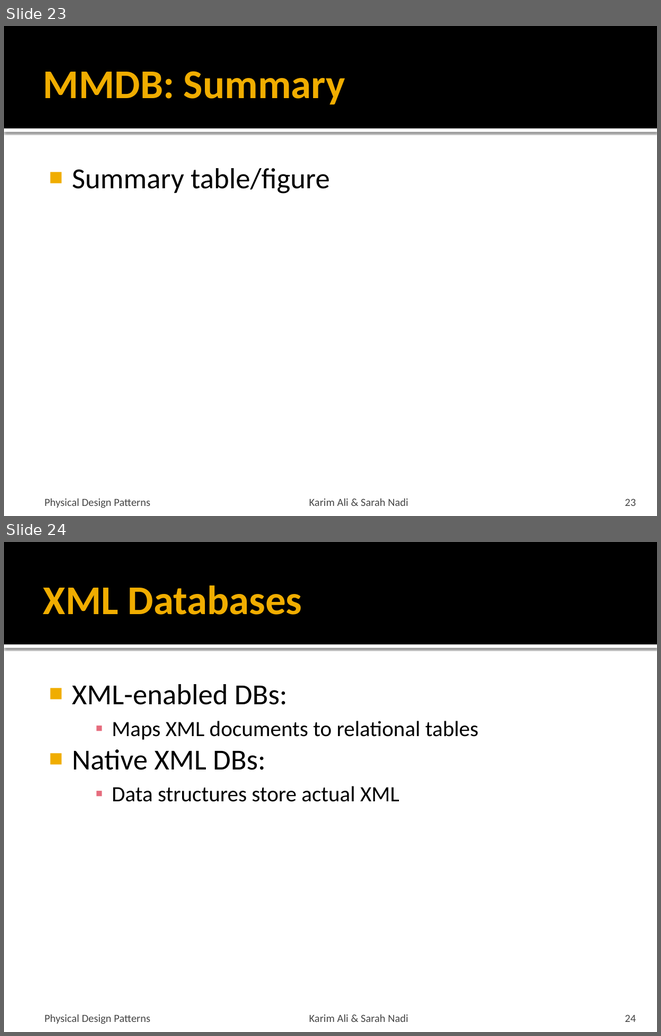
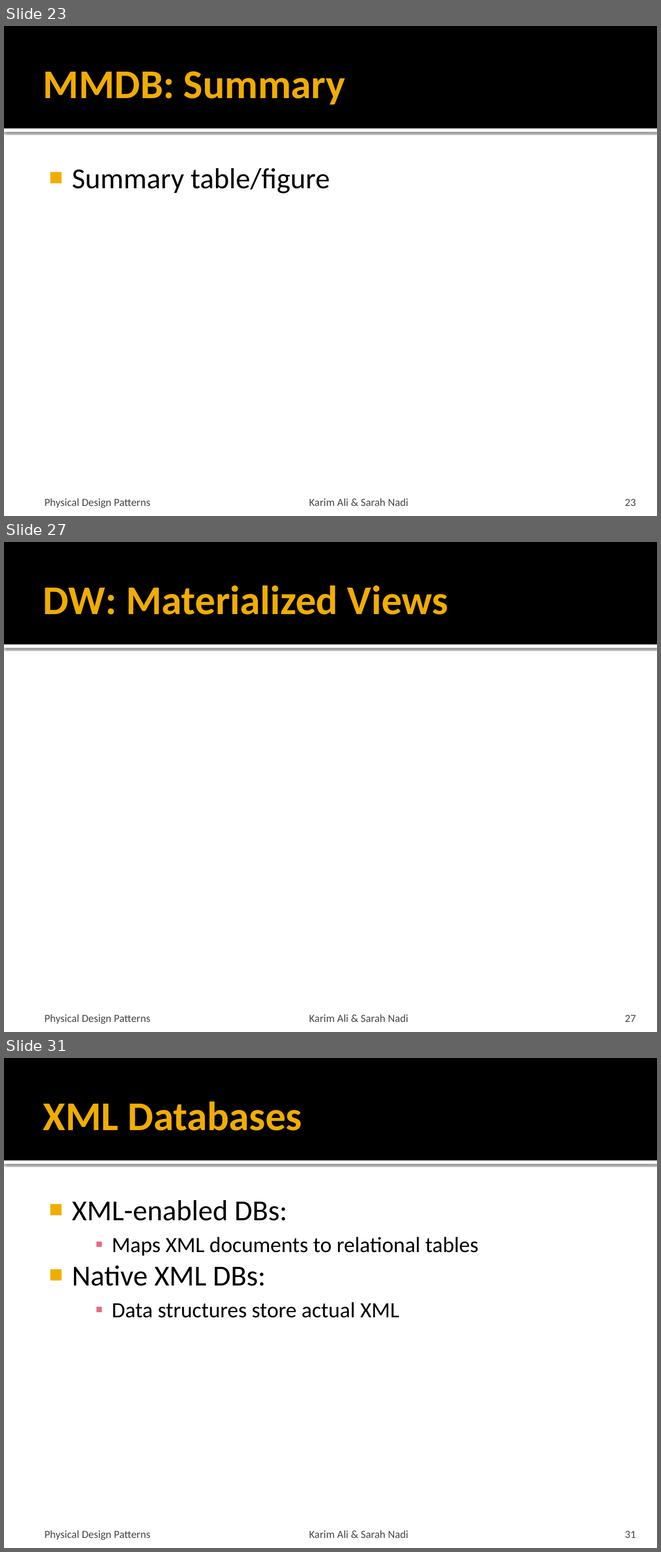
Before and after one commit to snadi/cs848-db, a slide deck: cs848-db/PhysDesignPres.pptx. Shown one above the other, each under a label of ours: slides 23 and 24 before the commit, slides 23, 27 and 31 after it; the slides between them are not shown. The pictures are 661x1036 and 661x1552 pixels, drawn with LibreOffice and Linux fonts; fonts in the diff are those of the drawing. Boxes give left, top, right and bottom in pixels: in the first picture for what was removed or moved away, otherwise in the second. Text is boxed around its words. In the diff, an @@ line names an element or a change of style, - is before the commit and + after.

```diff
--- a/cs848-db/PhysDesignPres.pptx
+++ b/cs848-db/PhysDesignPres.pptx
@@ slide 27 added at [4,542,657,1032], background #FFFFFF; not listed: 2 template elements that a slide beside it also shows @@
@@ title added at [43,585,448,615], 45 pt, text #F0AD00, bold @@
+DW: Materialized Views
@@ text added at [44,1014,150,1024], 12 pt, text #454545 @@
+Physical Design Patterns
@@ text added at [309,1014,408,1022], 12 pt, text #454545 @@
+Karim Ali & Sarah Nadi
@@ page number added at [625,1014,636,1022], 12 pt, text #454545 @@
+27
@@ what was slide 24 is now slide 31 @@
@@ page number at [625,1530,636,1538]: text changed @@
-24
+31
```
Also in this commit, not shown: 1 slide changed, 6 other slides added.
